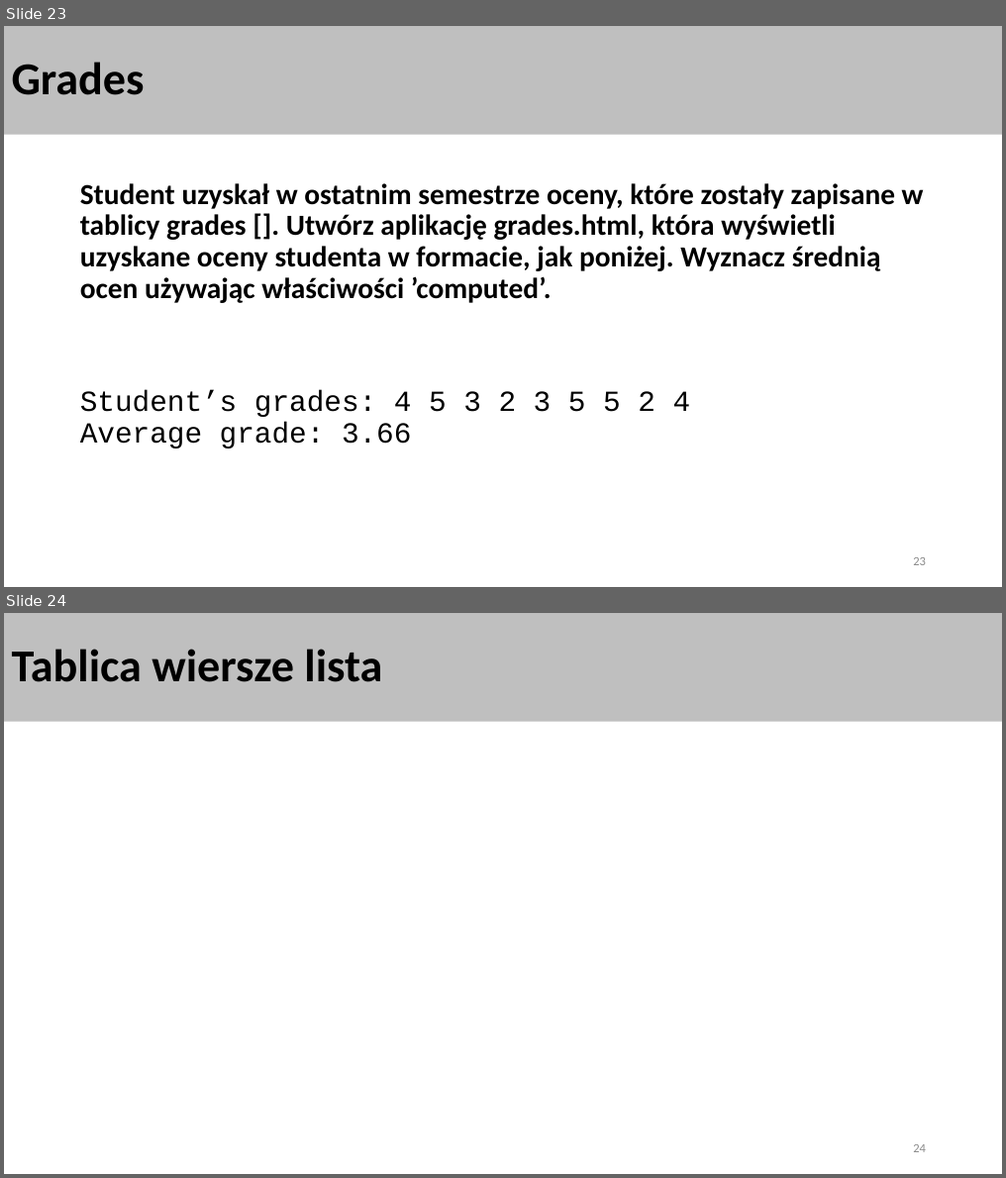
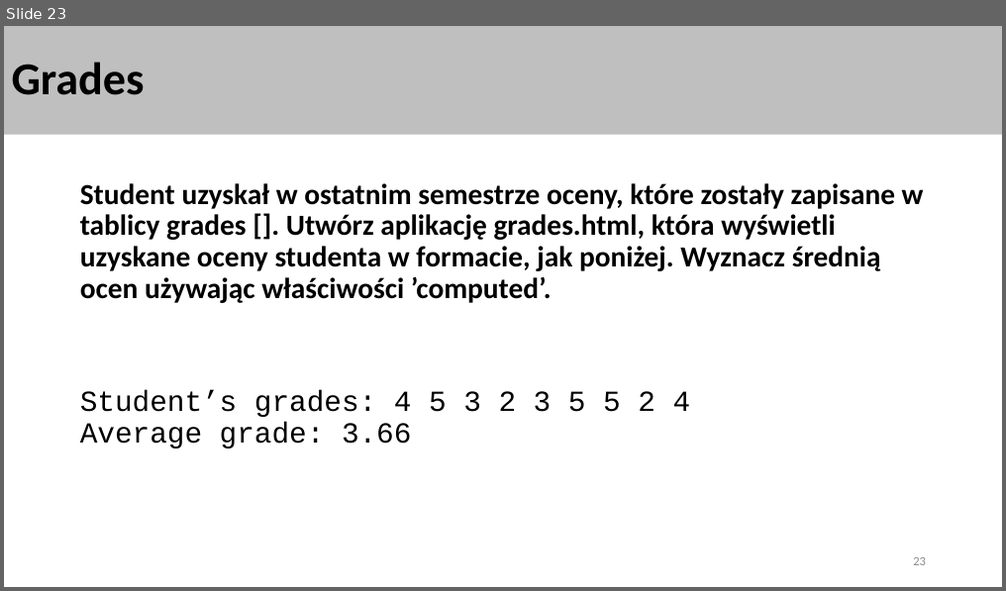
Before and after one commit to wgugulski/spa, a slide deck: 05-VueFundamentals/VueFundamentals.pptx. Shown one above the other, each under a label of ours: slides 23 and 24 before the commit, slide 23 after it. The pictures are 1006x1178 and 1006x591 pixels, drawn with LibreOffice and Linux fonts; fonts in the diff are those of the drawing. Boxes give left, top, right and bottom in pixels: in the first picture for what was removed or moved away, otherwise in the second. Text is boxed around its words. In the diff, an @@ line names an element or a change of style, - is before the commit and + after.

```diff
--- a/05-VueFundamentals/VueFundamentals.pptx
+++ b/05-VueFundamentals/VueFundamentals.pptx
@@ slide 24 removed at [4,613,1002,1174], background #FFFFFF @@
@@ title removed at [4,613,1002,722] @@
-Tablica wiersze lista
@@ page number removed at [913,1145,926,1153] @@
-24
```
Also in this commit, not shown: 3 slides added, 2 other slides removed, 3 other files.
